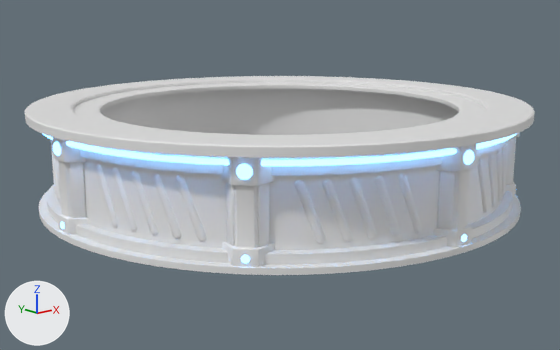
Renders of the Blender file blend/nac67_center_bar.blend from each side of a commit.
Before and after are seen from a camera (50 mm lens) standing at (-4.5, -5.59, 1.84) and looking at (-0.03, -0.05, 0.2). The axes (+X, +Y, +Z) are drawn at lower left. The lights are the same throughout.
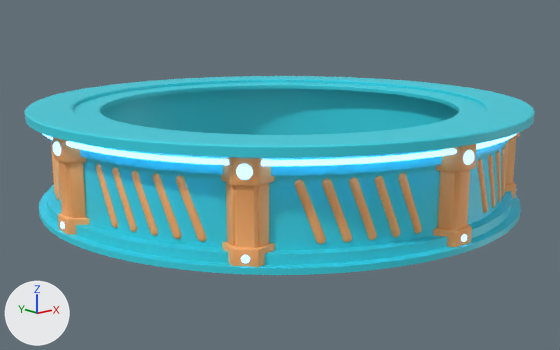
Location of each change, (x1, y1, x2, y2) in pixels of the pictures (560 x 350 px):
'Cylinder.001', recoloured (white to cyan): (25, 76, 535, 275) in both
'Cube.006', recoloured (grey to orange): (221, 158, 275, 267) in both
'Sphere', recoloured: (294, 173, 422, 244) in both
'Cube', recoloured: (433, 144, 477, 247) in both
'Sphere.002', recoloured (grey to orange): (96, 164, 206, 242) in both
'Cube.002', recoloured (grey to orange): (53, 137, 90, 235) in both
'Sphere.007', recoloured: (477, 143, 508, 213) in both
'Cube.004', recoloured: (505, 132, 520, 199) in both
'Sphere.004', recoloured (white to orange): (51, 142, 61, 201) in both

Diff of the bpy script that builds the scene:
```diff
--- a/blend/nac67_center_bar.blend.py
+++ b/blend/nac67_center_bar.blend.py
@@ mat_3rd @@
+mat_3rd = principled_material('3rd')
+mat_3rd.base_color = (0.991, 0.434, 0.144)  # orange #feb06a
@@ mat_2nd @@
+mat_2nd = principled_material('2nd')
+mat_2nd.base_color = (0.0369, 0.672, 0.799)  # cyan #36d6e7
@@ me_cylinder_002 @@
 me_cylinder_002.from_pydata(...)  # 1216 vertices, 1152 faces; spans x -2.25..2.25, y -2.25..2.25, z -1.0..1.0
+me_cylinder_002.materials.append(mat_2nd)  # cyan #36d6e7
@@ me_cube @@
 me_cube.from_pydata(...)  # 48 vertices, 42 faces; spans x -0.229..0.229, y -2.167..-1.963, z -0.453..0.388
+me_cube.materials.append(mat_3rd)  # orange #feb06a
@@ me_sphere @@
 me_sphere.from_pydata(...)  # 550 vertices, 540 faces; spans x -1.197..-0.29, y -2.028..-1.626, z 0.154..0.634
+me_sphere.materials.append(mat_3rd)  # orange #feb06a
```
